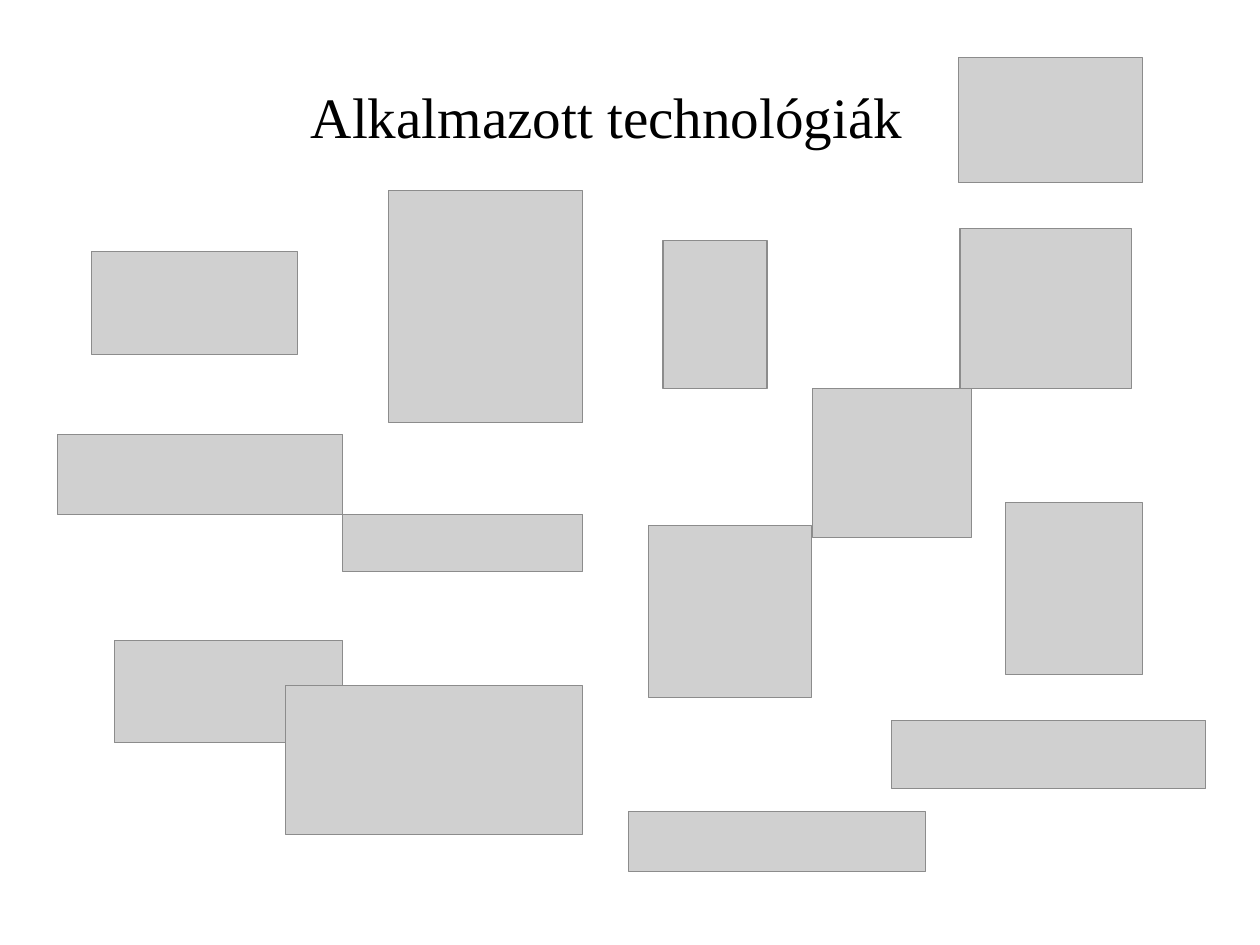
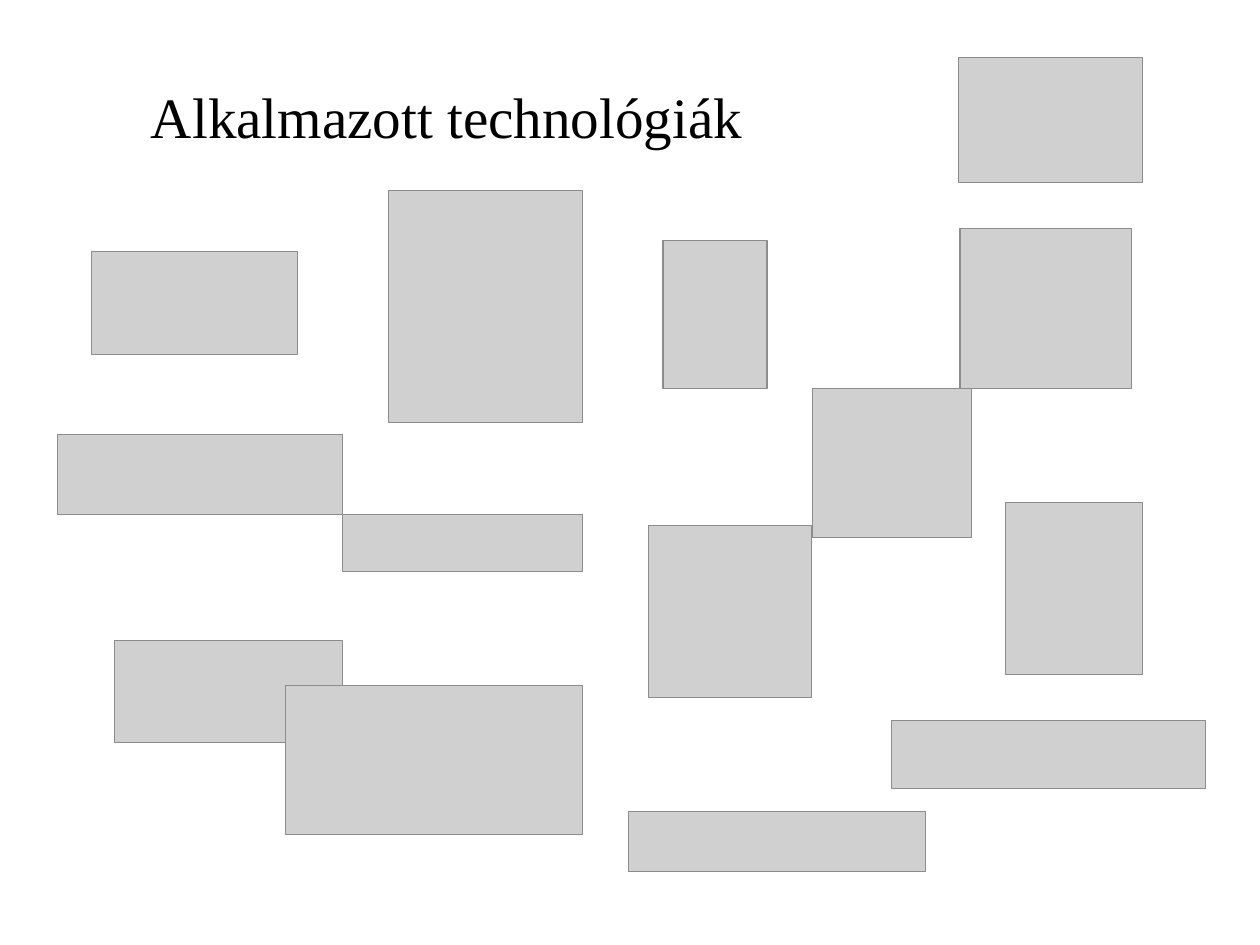
Before and after one commit to necrology27/babybook, a slide deck: slide 3 of prezentation/LeadingSoft_projekt.ppt. Drawn at 1260x945 pixels with LibreOffice and Linux fonts; fonts in the diff are those of the drawing; grey boxes stand for pictures; background and template pictures are left out. Boxes give left, top, right and bottom in pixels: in the first picture for what was removed or moved away, otherwise in the second. Text is boxed around its words. In the diff, an @@ line names an element or a change of style, - is before the commit and + after.

```diff
--- a/prezentation/LeadingSoft_projekt.ppt
+++ b/prezentation/LeadingSoft_projekt.ppt
@@ text "Alkalmazott technológiák": place and size @@
-text "Alkalmazott technológiák" at [311,98,902,148]
+text "Alkalmazott technológiák" at [151,98,742,148]
```
Also in this commit, not shown: 2 other slides changed, 2 slides added, 16 other files.
